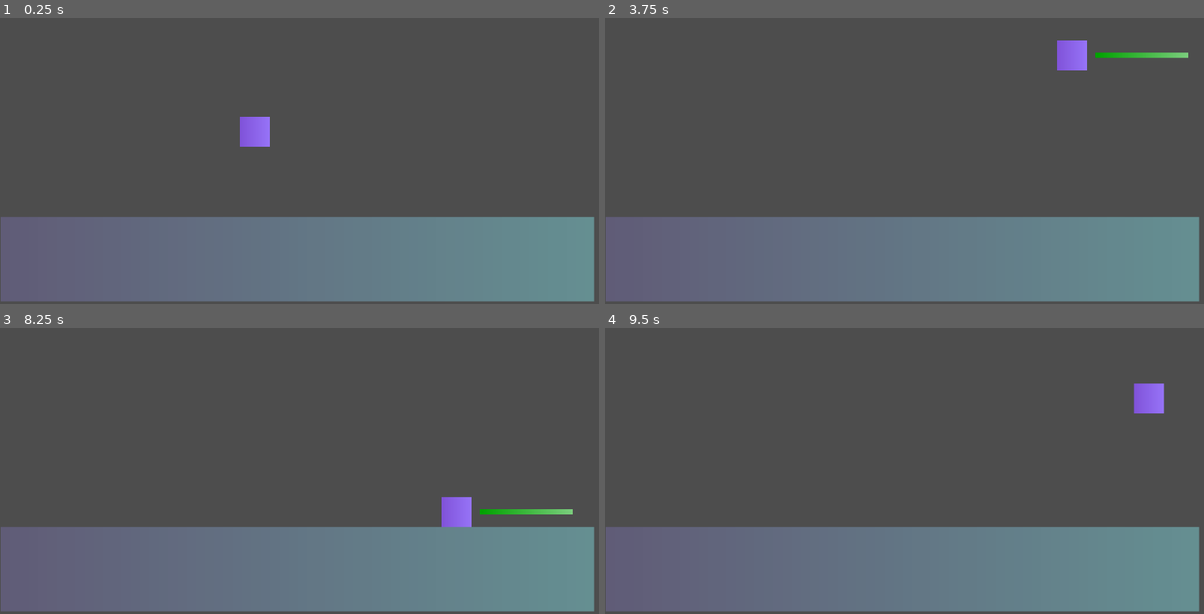
Above: before the commit, frames 1-4 (two rows, left to right).
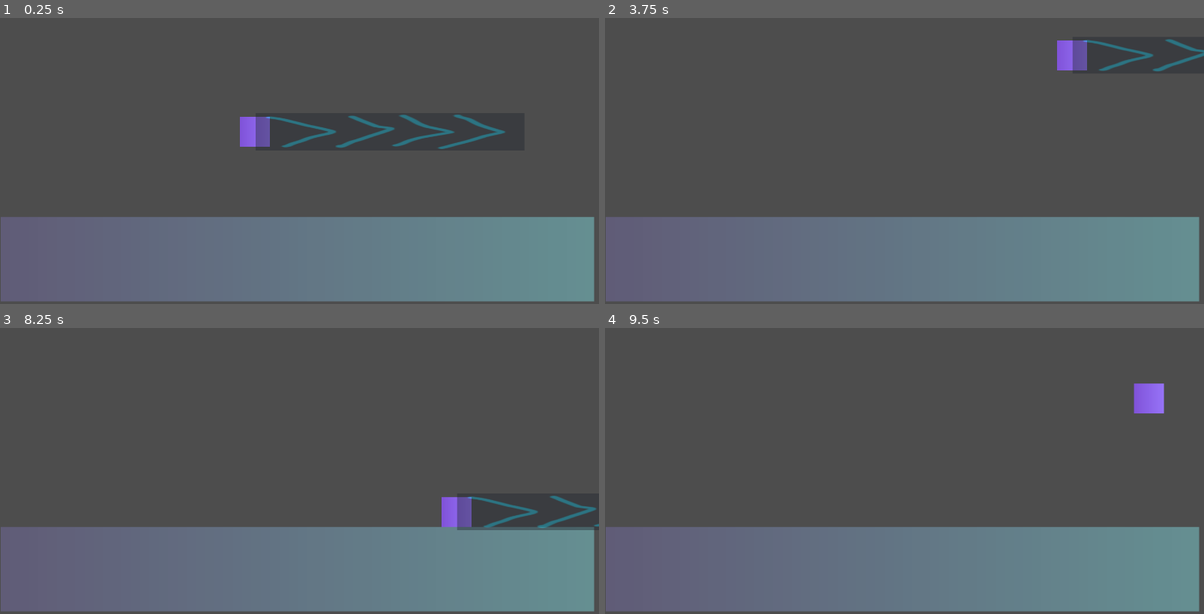
Above: after the commit, the same moments.

Repository: cmaciver/double-bubble-ggj
Game: Godot game, scene res://src/sab-test-scene.tscn
Same seed, same stepped clock (60 frames per second), same inputs: the game is played once before the commit and once after it.
Inputs (mouse positions are in pixels of both pictures, inside the frame that each line leads up to):
- Up to frame 1 (0.25 s): no input
- Up to frame 2 (3.75 s): move the mouse to (1036, 118) at 0.52 s; press the mouse at (1036, 118) at 0.53 s; hold D (platform_right) 0.53-2.03 s; tap Space (platform_jump) at 0.77, 1.52, 3.02 s; move the mouse to (784, 152) at 1.27 s; release the mouse at (784, 152) at 1.28 s; tap Shift (platform_aim) at 1.35 s; move the mouse to (964, 60) at 2.02 s; hold A (platform_left) 2.03-2.78 s; right-click (964, 60) at 2.1 s; move the mouse to (874, 203) at 2.77 s; hold D (platform_right) from 2.78 s (still down); click (874, 203) at 2.85 s; move the mouse to (1084, 186) at 3.52 s; hold Shift (platform_aim) from 3.53 s (still down)
- Up to frame 3 (8.25 s): tap Space (platform_jump) at 3.77, 4.52, 6.02, 6.77, 7.52 s; move the mouse to (119, 396) at 4.27 s; release D (platform_right) at 4.28 s; release Shift (platform_aim) at 4.28 s; hold A (platform_left) 4.28-5.03 s; right-click (119, 396) at 4.35 s; move the mouse to (329, 445) at 5.02 s; press the mouse at (329, 445) at 5.03 s; hold D (platform_right) 5.03-5.78 s; move the mouse to (209, 362) at 5.77 s; release the mouse at (209, 362) at 5.78 s; hold A (platform_left) 5.78-7.28 s; tap Shift (platform_aim) at 5.85 s; move the mouse to (431, 428) at 6.52 s; right-click (431, 428) at 6.6 s; move the mouse to (179, 462) at 7.27 s; hold D (platform_right) from 7.28 s (still down); click (179, 462) at 7.35 s; move the mouse to (359, 370) at 8.02 s; hold Shift (platform_aim) from 8.03 s (still down)
- Up to frame 4 (9.5 s): keep holding D (platform_right); tap Enter at 8.75 s; move the mouse to (874, 513) at 8.77 s; release Shift (platform_aim) at 8.78 s; right-click (874, 513) at 8.85 s; tap Space (platform_jump) at 9.02 s

The runs differ from the first frame. In frame 1, 1.1% of the frame differs, in the area x 42-85%, y 33-46%; in frame 2, 0.9%; in frame 3, 1.2%, in the area x 76-100%, y 58-71%; in frame 4, nothing differs.

Commit message:
platformer aiming wind

Diff:
--- a/double-bubble/src/player1/platformer-character.tscn
+++ b/double-bubble/src/player1/platformer-character.tscn
@@ -1,6 +1,7 @@
-[gd_scene load_steps=7 format=3 uid="uid://c6yel3id1rfn4"]
+[gd_scene load_steps=8 format=3 uid="uid://c6yel3id1rfn4"]
 
 [ext_resource type="Script" path="res://src/player1/platformer_character.gd" id="1_8wvk8"]
+[ext_resource type="PackedScene" uid="uid://d0c7vrqfrrv7h" path="res://src/wind_area.tscn" id="2_dglnr"]
 
 [sub_resource type="RectangleShape2D" id="RectangleShape2D_dnpdv"]
 size = Vector2(48, 48)
@@ -28,9 +29,13 @@
 scale = Vector2(0.75, 0.75)
 texture = SubResource("GradientTexture2D_wiprs")
 
-[node name="AimDisplay" type="Sprite2D" parent="."]
+[node name="Wind" type="Node2D" parent="."]
+
+[node name="WindArea" parent="Wind" instance=ExtResource("2_dglnr")]
+
+[node name="AimDisplay" type="Sprite2D" parent="Wind/WindArea"]
 visible = false
-scale = Vector2(2.32812, 0.125)
+scale = Vector2(9.3125, 0.5)
 texture = SubResource("GradientTexture2D_s7siv")
 centered = false
 offset = Vector2(16, -32)
--- a/double-bubble/src/player1/platformer_character.gd
+++ b/double-bubble/src/player1/platformer_character.gd
@@ -7,7 +7,7 @@
 var is_aiming = false
 var aim_dir = Vector2()
 
-@onready var aim_display = $AimDisplay
+@onready var aim_display = $Wind
 
 func _physics_process(delta: float) -> void:
 	# Add the gravity.
@@ -38,8 +38,6 @@
 		if is_on_floor():
 			velocity = Vector2()
 
-
-
 	if(!is_aiming):
 		var direction := Input.get_axis("platform_left", "platform_right")
 		if direction:
--- a/double-bubble/src/sab-test-scene.tscn
+++ b/double-bubble/src/sab-test-scene.tscn
@@ -32,7 +32,7 @@
 scale = Vector2(2, 2)
 
 [node name="Bubble" parent="." instance=ExtResource("2_lsmqj")]
-position = Vector2(280, 360)
+position = Vector2(624, 560)
 mass = 0.035
 
 [node name="BubblePopTimer" type="Timer" parent="."]
--- a/double-bubble/src/wind.tscn
+++ /dev/null
@@ -1,22 +0,0 @@
-[gd_scene load_steps=4 format=3 uid="uid://cnc6gd0tc5ov"]
-
-[sub_resource type="Gradient" id="Gradient_xptid"]
-colors = PackedColorArray(0.772549, 0.929412, 0.929412, 1, 0.565545, 0.835082, 1, 1)
-
-[sub_resource type="GradientTexture2D" id="GradientTexture2D_12qyq"]
-gradient = SubResource("Gradient_xptid")
-
-[sub_resource type="CircleShape2D" id="CircleShape2D_nlfh1"]
-radius = 40.0
-
-[node name="Wind" type="RigidBody2D"]
-collision_layer = 2
-gravity_scale = 0.0
-
-[node name="Sprite2D" type="Sprite2D" parent="."]
-texture = SubResource("GradientTexture2D_12qyq")
-
-[node name="Area2D" type="Area2D" parent="."]
-
-[node name="CollisionShape2D" type="CollisionShape2D" parent="Area2D"]
-shape = SubResource("CircleShape2D_nlfh1")
--- a/double-bubble/src/wind_area.tscn
+++ b/double-bubble/src/wind_area.tscn
@@ -1,11 +1,12 @@
-[gd_scene load_steps=3 format=3 uid="uid://ckodw26opt8s5"]
+[gd_scene load_steps=3 format=3 uid="uid://d0c7vrqfrrv7h"]
 
 [ext_resource type="Texture2D" uid="uid://3eu6mogw8cuj" path="res://assets/temp/wind arrow.png" id="1_a83a1"]
 
 [sub_resource type="RectangleShape2D" id="RectangleShape2D_px3ig"]
-size = Vector2(87.2, 50.1053)
+size = Vector2(343.8, 50.1053)
 
 [node name="WindArea" type="Area2D"]
+position = Vector2(56, 0)
 scale = Vector2(0.25, 0.25)
 collision_layer = 2
 collision_mask = 2
@@ -15,10 +16,12 @@
 gravity_direction = Vector2(1, 0)
 
 [node name="CollisionShape2D" type="CollisionShape2D" parent="."]
-position = Vector2(3, 1)
+position = Vector2(644.5, 1)
 scale = Vector2(5, 4.75)
 shape = SubResource("RectangleShape2D_px3ig")
 
 [node name="Sprite2D" type="Sprite2D" parent="."]
 modulate = Color(1, 1, 1, 0.423529)
+position = Vector2(641.5, 0)
+scale = Vector2(3.90271, 1)
 texture = ExtResource("1_a83a1")
